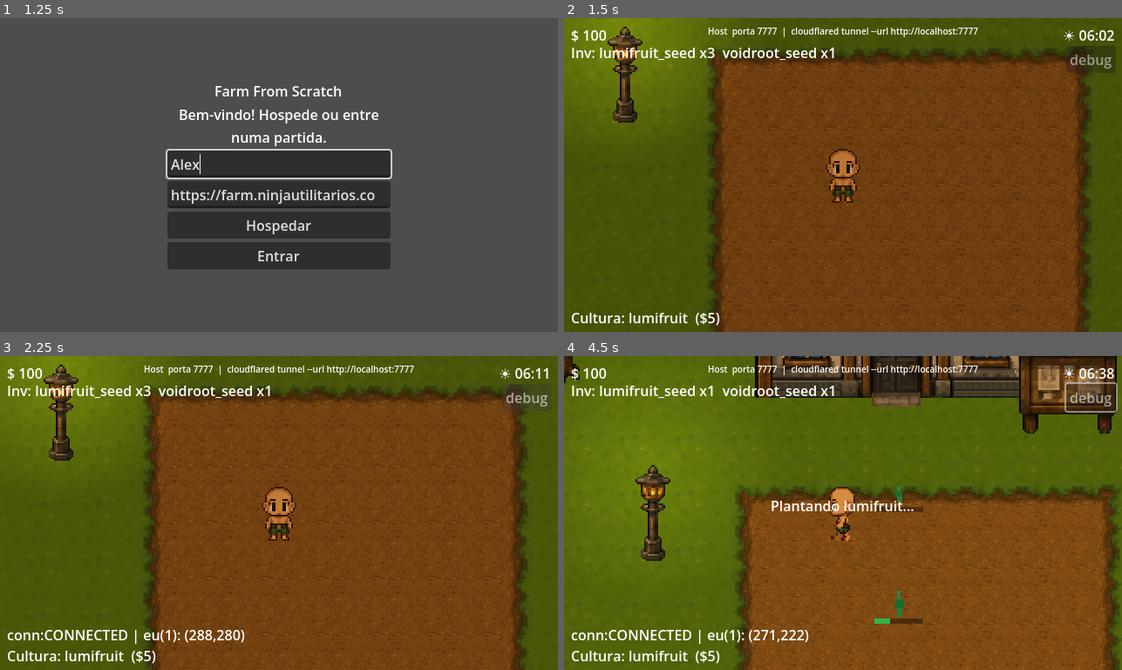
Above: before the commit, frames 1-4 (two rows, left to right).
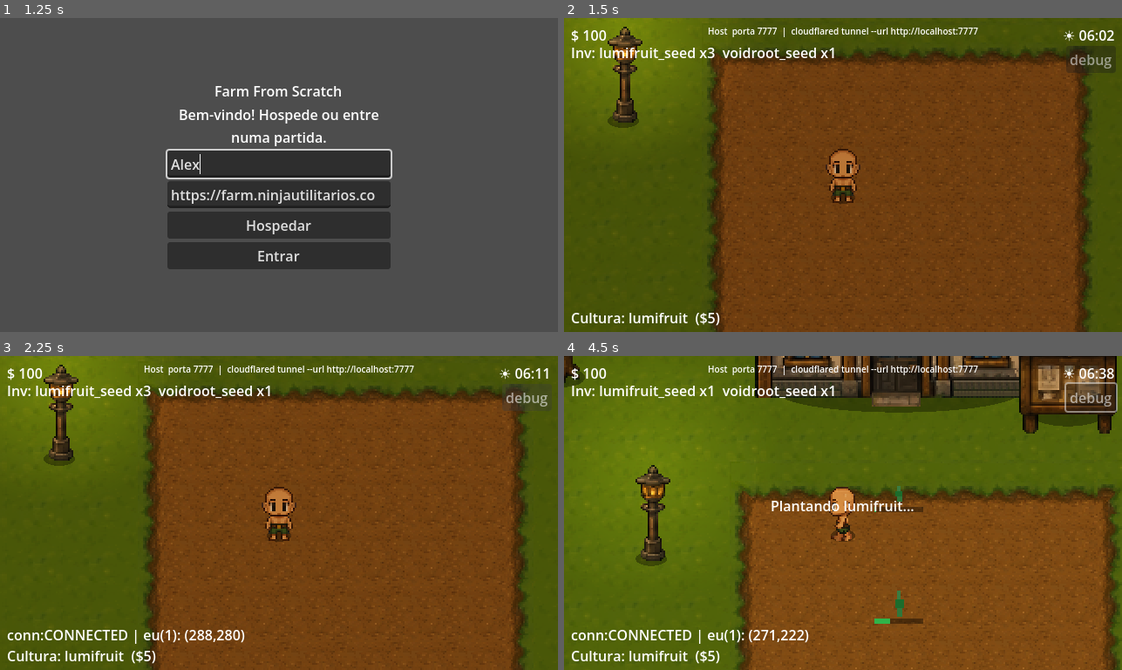
Above: after the commit, the same moments.

Repository: BrunoKagami/farm-from-scratch
Game: Godot game, scene res://scenes/Lobby.tscn
Same seed, same stepped clock (60 frames per second), same inputs: the game is played once before the commit and once after it.
Inputs (mouse positions are in pixels of both pictures, inside the frame that each line leads up to):
- Up to frame 1 (1.25 s): click (279, 165) at 0.52 s; type "Alex" at 0.6 s
- Up to frame 2 (1.5 s): click "Hospedar" at 1.25 s
- Up to frame 3 (2.25 s): click "debug" at 2 s
- Up to frame 4 (4.5 s): tap Enter at 2.75 s; move the mouse to (815, 575) at 2.77 s; hold Up (ui_up) 2.78-3.5 s; hold E (interact) 2.78-3.5 s; click (815, 575) at 2.92 s; drag from (1010, 560) to (815, 575) at 3.52 s; tap Space at 4.25 s; move the mouse to (675, 465) at 4.27 s; hold Left (ui_left) from 4.28 s (still down); hold E (interact) from 4.28 s (still down)

Frame 1 is identical in both runs. In frame 2, 0.1% of the frame differs, in the area x 7-53%, y 31-60%; in frame 3, 0.1%; in frame 4, 1.8%, in the area x 0-96%, y 4-67%.

Commit message:
feat: static ellipse shadows under every object instead of light-cast ones
The light/occluder shadow approach had soft anti-aliased edges and
unbounded length that clashed with pixel art (the long streak under
sunlight). Replaced with a flat, hard-edged ellipse (Shadow.gd,
antialiased off) drawn at the base of every object — players (local
and remote), trees, and the shop/lamp/sign props — with no lighting
math involved. Removed the now-unused LightOccluder2D setup on
players and shadow_enabled on the lamp light.

Co-Authored-By: Claude Sonnet 4.6 <noreply@anthropic.com>

Diff:
--- a/scripts/LampLight.gd
+++ b/scripts/LampLight.gd
@@ -7,7 +7,6 @@
 	# halo de luz local em volta do poste, não um clarão cobrindo a tela.
 	texture_scale = 0.6
 	energy = 0.0
-	shadow_enabled = true
 
 func _build_texture() -> GradientTexture2D:
 	var grad := Gradient.new()
--- a/scripts/Player.gd
+++ b/scripts/Player.gd
@@ -13,18 +13,6 @@
 
 @onready var _anim: AnimatedSprite2D = $AnimatedSprite2D
 
-# Forma que bloqueia luz na altura dos pés — é o que faz a lâmpada/sol
-# projetarem sombra de verdade do personagem (sistema nativo do Godot).
-static func _build_shadow_occluder() -> LightOccluder2D:
-	var occluder := LightOccluder2D.new()
-	var poly := OccluderPolygon2D.new()
-	poly.polygon = PackedVector2Array([
-		Vector2(-6, 9), Vector2(6, 9), Vector2(6, 15), Vector2(-6, 15),
-	])
-	poly.closed = true
-	occluder.occluder = poly
-	return occluder
-
 func _ready() -> void:
 	# Jogadores nunca colidiam entre si antes (PlayerRemote era só visual,
 	# sem física). Os corpos autoritativos no servidor agora são CharacterBody2D
@@ -33,7 +21,13 @@
 	# cliente (que nunca trata outro jogador como obstáculo).
 	collision_layer = 2
 	collision_mask = 1
-	add_child(_build_shadow_occluder())
+
+	var shadow := Node2D.new()
+	shadow.set_script(load("res://scripts/Shadow.gd"))
+	shadow.width = 14.0
+	shadow.height = 7.0
+	shadow.position = Vector2(0, 13)
+	add_child(shadow)
 
 func _physics_process(_delta: float) -> void:
 	var direction := Vector2(
--- a/scripts/PlayerRemote.gd
+++ b/scripts/PlayerRemote.gd
@@ -25,19 +25,13 @@
 	rng.seed = peer_id
 	_anim.modulate = Color.from_hsv(rng.randf(), 0.7, 1.0)
 	add_child(_anim)
-	add_child(_build_shadow_occluder())
 
-# Forma que bloqueia luz na altura dos pés — mesma da Player.gd, pra
-# jogadores remotos também projetarem sombra de verdade.
-func _build_shadow_occluder() -> LightOccluder2D:
-	var occluder := LightOccluder2D.new()
-	var poly := OccluderPolygon2D.new()
-	poly.polygon = PackedVector2Array([
-		Vector2(-6, 9), Vector2(6, 9), Vector2(6, 15), Vector2(-6, 15),
-	])
-	poly.closed = true
-	occluder.occluder = poly
-	return occluder
+	var shadow := Node2D.new()
+	shadow.set_script(load("res://scripts/Shadow.gd"))
+	shadow.width = 14.0
+	shadow.height = 7.0
+	shadow.position = Vector2(0, 13)
+	add_child(shadow)
 
 func _build_frames() -> SpriteFrames:
 	var tex: Texture2D = load("res://assets/characters/personagem_Base-Sheet.png")
--- /dev/null
+++ b/scripts/Shadow.gd
@@ -0,0 +1,16 @@
+extends Node2D
+
+# Sombra estática simples (elipse, sem antialiasing) — combina melhor com
+# pixel art do que sombra "de verdade" calculada por luz/oclusão, que tem
+# borda suave e comprimento sem limite (ficava feia e exagerada).
+var width: float = 14.0
+var height: float = 7.0
+var alpha: float = 0.35
+
+func _ready() -> void:
+	z_as_relative = true
+	z_index = -1
+
+func _draw() -> void:
+	draw_set_transform(Vector2.ZERO, 0.0, Vector2(width * 0.5, height * 0.5))
+	draw_circle(Vector2.ZERO, 1.0, Color(0, 0, 0, alpha), true, -1.0, false)
--- a/scripts/Tree.gd
+++ b/scripts/Tree.gd
@@ -29,6 +29,13 @@
 	body.add_child(shape)
 	add_child(body)
 
+	var shadow := Node2D.new()
+	shadow.set_script(load("res://scripts/Shadow.gd"))
+	shadow.width = 24.0
+	shadow.height = 11.0
+	shadow.position = Vector2(0, -2)
+	add_child(shadow)
+
 func _build_frames() -> SpriteFrames:
 	var tex: Texture2D = load("res://assets/environment/Arvore-Sheet.png")
 	var sf := SpriteFrames.new()
--- a/scripts/WorldGrid.gd
+++ b/scripts/WorldGrid.gd
@@ -30,6 +30,7 @@
 func _ready() -> void:
 	_build_grid()
 	_build_trees()
+	_build_prop_shadows()
 	if multiplayer.is_server():
 		_load_world_state()
 	if DisplayServer.get_name() == "headless":
@@ -103,6 +104,21 @@
 		if global_pos.distance_to(trees[tree_id].global_position) < 28.0:
 			return tree_id
 	return -1
+
+# Sombra estática (elipse) embaixo dos cenários fixos — base calculada a
+# partir da posição/tamanho de cada colisão já existente.
+func _build_prop_shadows() -> void:
+	_add_prop_shadow(Vector2(304, 153), 140.0, 24.0)  # Shop
+	_add_prop_shadow(Vector2(162, 249), 18.0, 8.0)    # Lamp
+	_add_prop_shadow(Vector2(401, 166), 42.0, 14.0)   # Sign
+
+func _add_prop_shadow(pos: Vector2, w: float, h: float) -> void:
+	var shadow := Node2D.new()
+	shadow.set_script(load("res://scripts/Shadow.gd"))
+	shadow.width = w
+	shadow.height = h
+	shadow.position = pos
+	add_child(shadow)
 
 # --- Remote players ---
 
